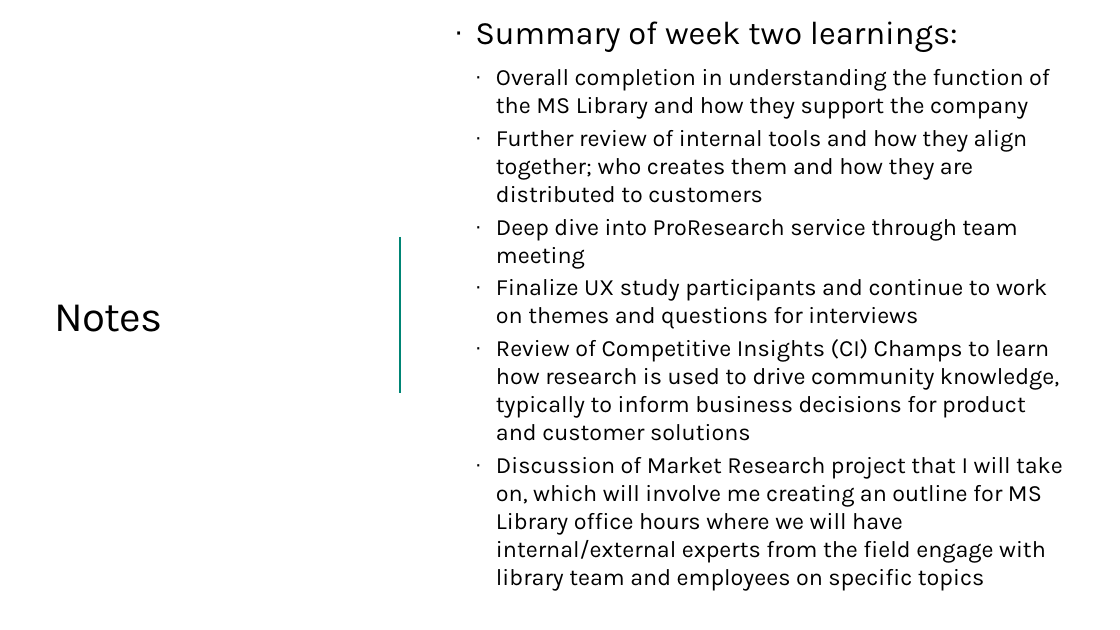
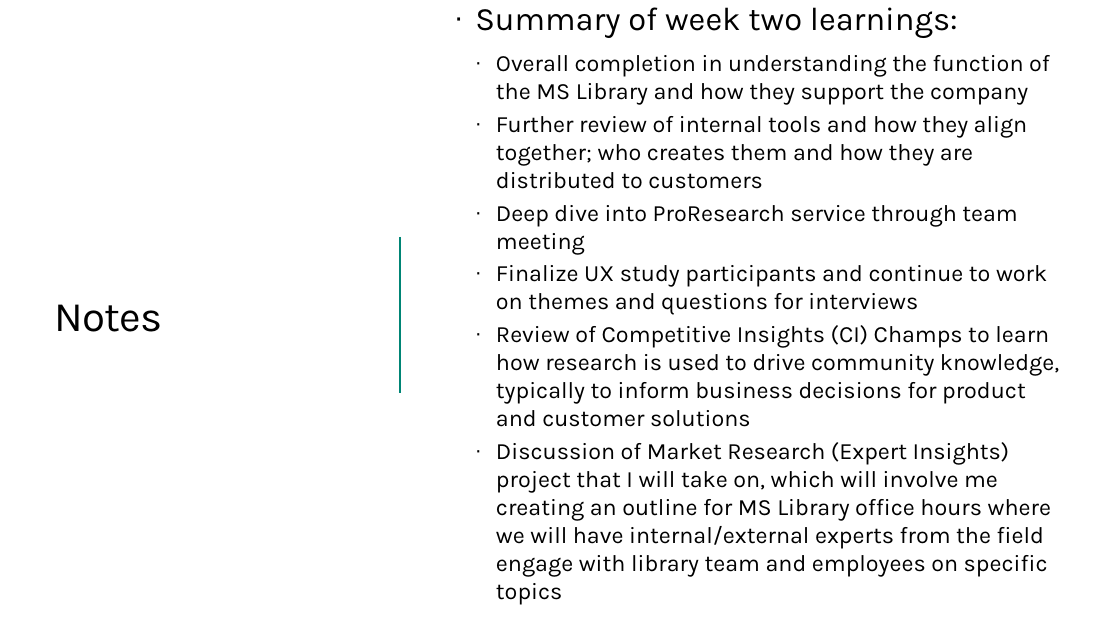
Before and after one commit to ewhinihan/dfw_mslibrary, a slide deck: slide 7 of DFW_MSLibraryArchives_WeeklyLearnings.pptx. Drawn at 1120x630 pixels with LibreOffice and Linux fonts; fonts in the diff are those of the drawing; background and template pictures are left out. Boxes give left, top, right and bottom in pixels: in the first picture for what was removed or moved away, otherwise in the second. Text is boxed around its words. In the diff, an @@ line names an element or a change of style, - is before the commit and + after.

```diff
--- a/DFW_MSLibraryArchives_WeeklyLearnings.pptx
+++ b/DFW_MSLibraryArchives_WeeklyLearnings.pptx
@@ text at (496,442,1051,604): text changed @@
-  · Discussion of Market Research project that I will take on, which will involve me creating an outline for MS Library office hours where we will have internal/external experts from the field engage with library team and employees on specific topics
+  · Discussion of Market Research (Expert Insights) project that I will take on, which will involve me creating an outline for MS Library office hours where we will have internal/external experts from the field engage with library team and employees on specific topics
```
Also in this commit, not shown: 2 other slides changed.
